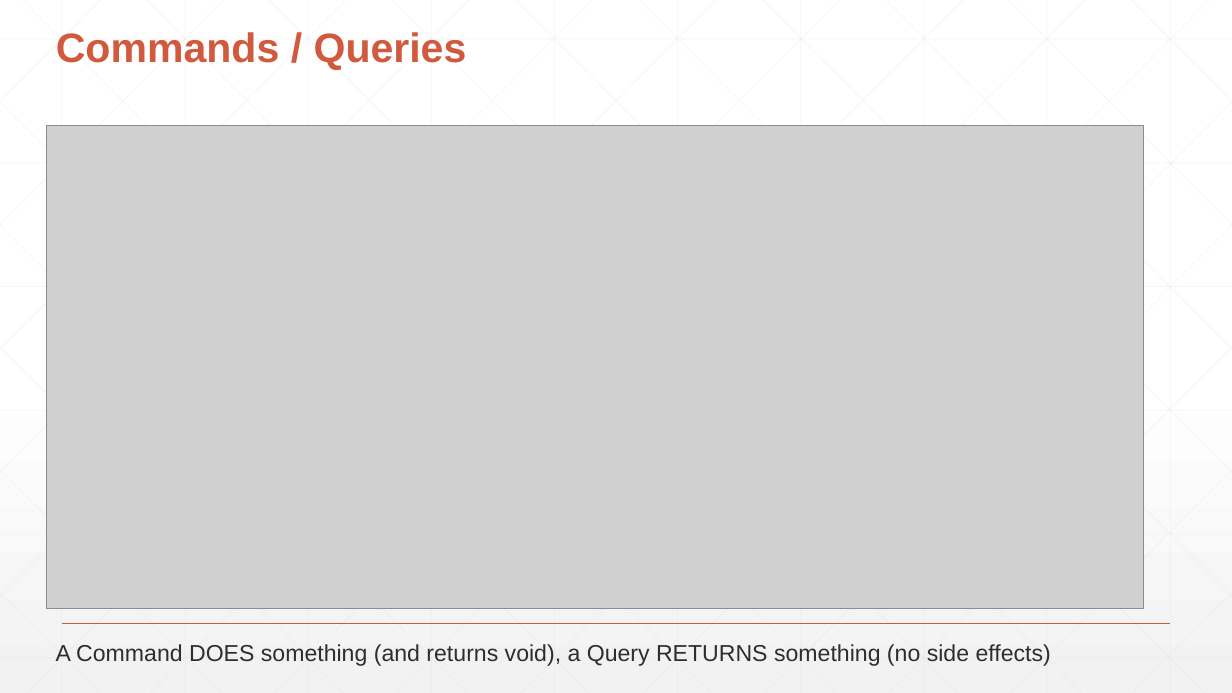
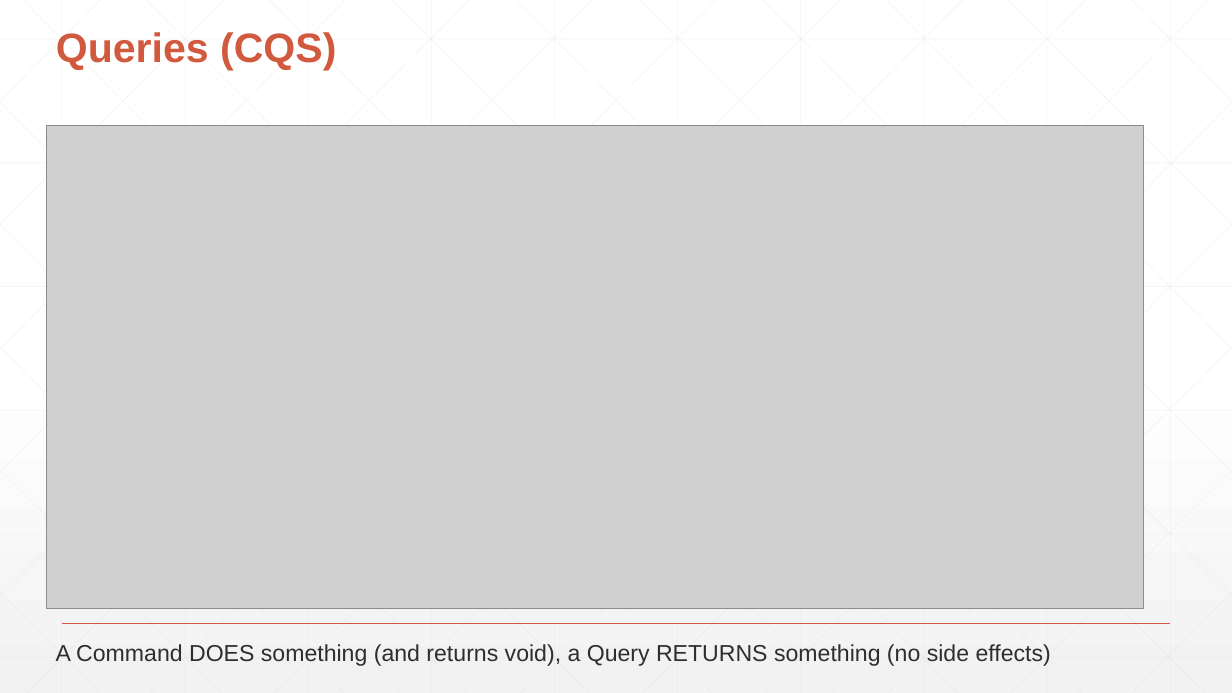
Before and after one commit to djhmateer/Refactoring, a slide deck: slide 23 of Presentation1.pptx. Drawn at 1232x693 pixels with LibreOffice and Linux fonts; fonts in the diff are those of the drawing; grey boxes stand for pictures. Boxes give left, top, right and bottom in pixels: in the first picture for what was removed or moved away, otherwise in the second. Text is boxed around its words. In the diff, an @@ line names an element or a change of style, - is before the commit and + after.

```diff
--- a/Presentation1.pptx
+++ b/Presentation1.pptx
@@ title at bbox=[56, 32, 336, 70]: text changed @@
-Commands / Queries
+Queries (CQS)
```
Also in this commit, not shown: 7 other slides changed.
